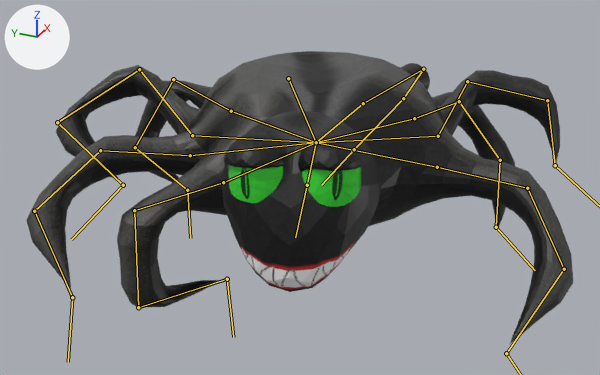
Renders of the Blender file objects/spider-animated.4.blend from each side of a commit.
Both versions are drawn from a 50 mm lens placed at (9.06, 5.66, 3.22), pointed at (14.67, 8.18, 0.42). Every picture has the same lights, and +X, +Y and +Z are marked at upper left. Both versions are drawn at frame 86 of the action 'Rigged spiderAction'; the numbers are the values there. The bones that bend it are drawn over the model as lines.

In view in the first picture: 'body', 'eyes'.
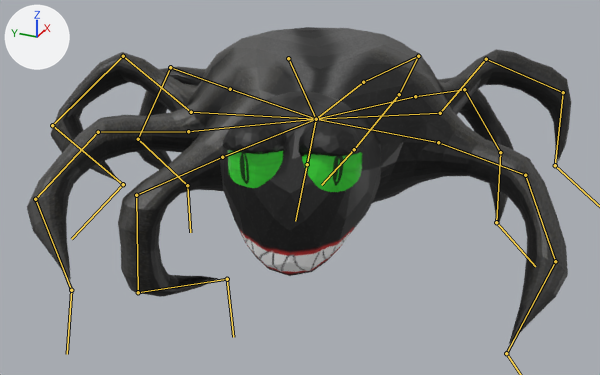
Commit message: Adjusted spider walk animation to put down feet harder.

Where the change shows, as pixel boxes [x1, y1, x2, y2] in the pictures (600 x 375 px):
```json
{"object": "body", "change": "posed", "before": [27, 51, 573, 344], "after": [27, 27, 571, 344], "on screen": "8% taller"}
{"object": "eyes", "change": "posed", "before": [228, 165, 361, 207], "after": [227, 150, 362, 192]}
{"bone": "Bone.039", "before": "(288, 78) to (316, 142)", "after": "(288, 58) to (316, 119)"}
{"bone": "control.005", "before": "(72, 297) to (68, 362)", "after": "(71, 290) to (67, 354)"}
```

The change, as JSON lines over the scene's bpy script:
```json
{"block": "bone_bone_039", "where": "bone_bone_039 = bpy.data.objects['Rigged spider'].pose.bones['Bone.039']  # child of 'handle'"}
{"op": "set", "path": "bone_bone_039.location", "old": "(-1.03, 9.35, 0.71)", "new": "(-1.03, 9.35, 0.91)"}
{"block": "bone_control_005", "where": "bone_control_005 = bpy.data.objects['Rigged spider'].pose.bones['control.005']  # child of 'handle'"}
{"op": "set", "path": "bone_control_005.location", "old": "(-2.65, 10.03, 0.08)", "new": "(-2.65, 10.03, 0.14)"}
```
